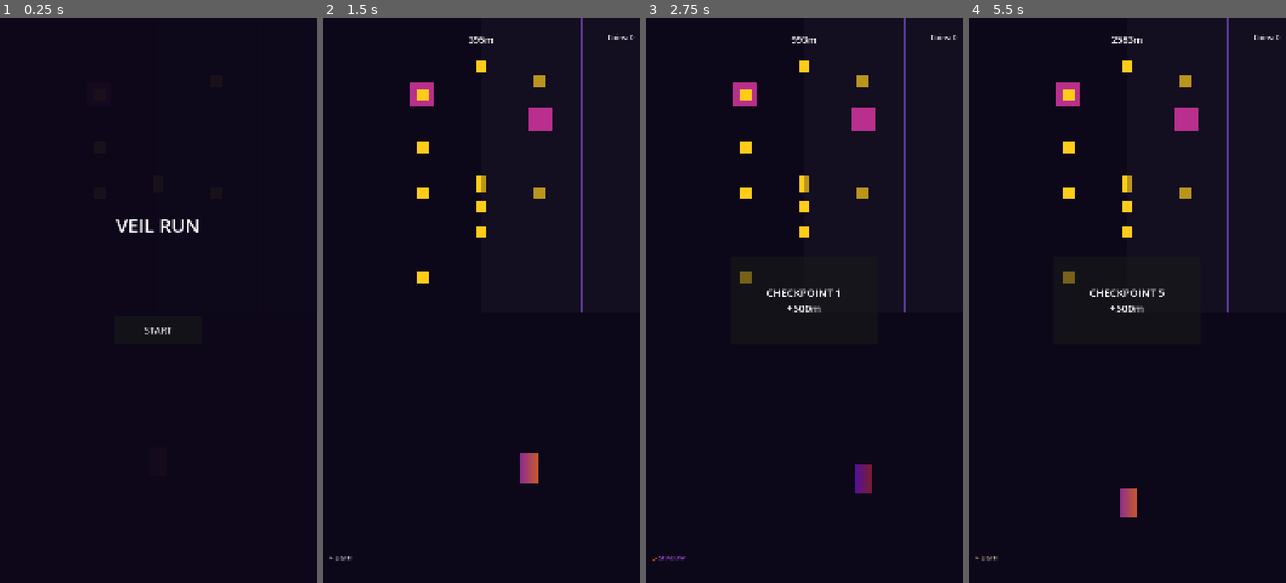
Above: before the commit, frames 1-4 (left to right).
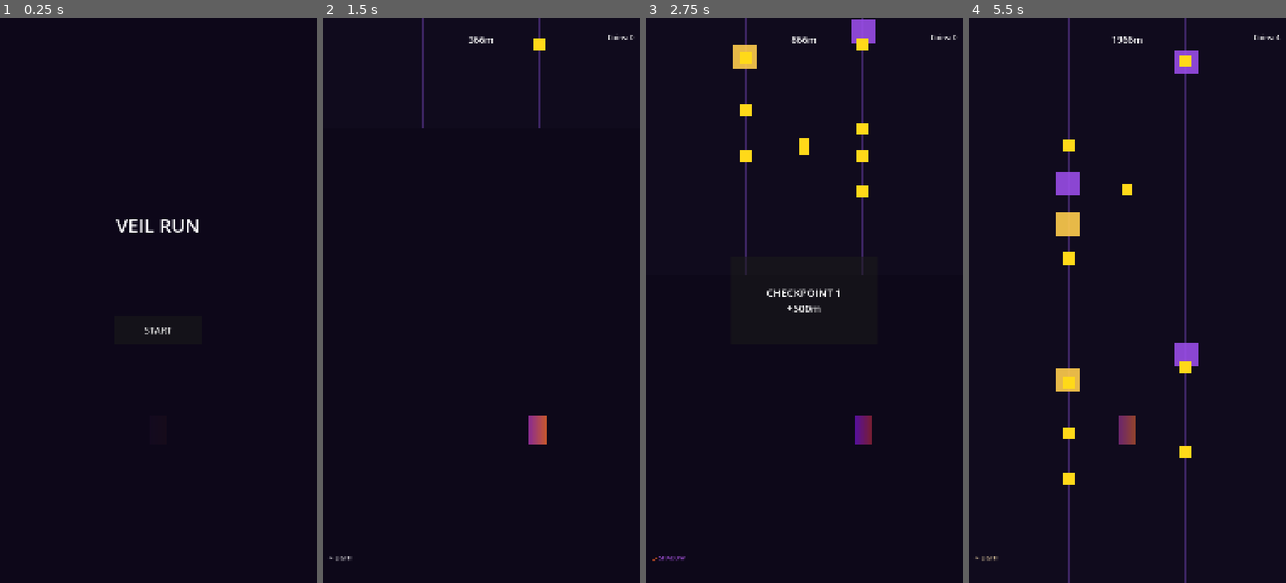
Above: after the commit, the same moments.

Repository: eryaprak/veil-run
Game: Godot game, scene res://scenes/main.tscn
The game is run twice, just before and just after one commit, with the same random seed, the same clock (stepped at 60 frames per second) and the same inputs.
Inputs:
- Up to frame 1 (0.25 s): no input
- Up to frame 2 (1.5 s): click "START" at 0.5 s; tap Enter (ui_accept) at 1.25, 1.35 s; hold D (move_right) from 1.28 s (still down)
- Up to frame 3 (2.75 s): keep holding D (move_right); tap Space (jump) at 1.52, 1.82, 2.27, 2.3, 2.57 s; tap W (veil_shift) at 1.55, 2.1 s
- Up to frame 4 (5.5 s): release D (move_right) at 2.78 s; hold A (move_left) 2.78-3.53 s; tap Space (jump) at 2.85, 3.77, 4.07, 4.52, 4.55, 4.82, 5.27 s; tap Enter (ui_accept) at 3.05, 3.6, 5.1 s; hold D (move_right) 3.53-5.03 s; tap W (veil_shift) at 3.8, 4.35 s; hold A (move_left) from 5.03 s (still down)

The runs differ from the first frame. In frame 2, 2.6% of the frame differs, in the area x 27-82%, y 0-83%; in frame 3, 3.6%; in frame 4, 5.4%, in the area x 27-99%, y 0-100%.

Commit message:
Refactor: Endless runner mechanics - fixed scroll, player lanes, dimension collision

Diff:
--- a/scripts/main.gd
+++ b/scripts/main.gd
@@ -61,7 +61,8 @@
 	ui.update_distance(0)
 
 func update_distance(delta):
-	distance += player.current_speed * delta
+	# Get distance from track manager
+	distance = track_manager.total_distance
 	ui.update_distance(int(distance))
 
 func check_checkpoint():
@@ -80,6 +81,7 @@
 
 func game_over():
 	game_state = "game_over"
+	track_manager.stop_generation()
 	ui.show_game_over(score, coins, int(distance))
 
 func continue_run():
--- a/scripts/player.gd
+++ b/scripts/player.gd
@@ -2,7 +2,7 @@
 class_name Player
 
 # Veil Run Player Controller
-# Core mechanic: Veil Shift (dimension switching)
+# Player stays relatively fixed, world scrolls
 
 signal died
 signal coin_collected
@@ -10,14 +10,10 @@
 
 enum Dimension { LIGHT, SHADOW }
 
-@export var base_speed := 400.0
-@export var max_speed := 800.0
-@export var acceleration := 50.0
-@export var lane_switch_speed := 800.0
+@export var lane_switch_speed := 15.0  # Smooth lerp speed
 @export var jump_velocity := -600.0
 @export var gravity := 1800.0
 
-var current_speed := base_speed
 var current_dimension := Dimension.LIGHT
 var current_lane := 1  # 0=left, 1=center, 2=right
 var is_alive := true
@@ -29,10 +25,10 @@
 @onready var collision_shape = $CollisionShape2D
 @onready var veil_particles = $VeilParticles
 
-const LANE_POSITIONS := [-200.0, 0.0, 200.0]
+const LANE_X_POSITIONS := [340.0, 540.0, 740.0]
 
 func _ready():
-	position = Vector2(540, 1500)  # Start position
+	position = Vector2(LANE_X_POSITIONS[1], 1400)  # Center lane, mid-screen
 	reset()
 
 func _physics_process(delta):
@@ -43,26 +39,25 @@
 	if veil_shift_cooldown > 0:
 		veil_shift_cooldown -= delta
 
-	# Auto-forward movement
-	velocity.y = 0  # 2.5D: we move "into screen" via scene scroll
-
 	# Lane switching (left/right input)
 	handle_lane_input(delta)
 
-	# Jumping
-	if Input.is_action_just_pressed("ui_accept") or Input.is_action_just_pressed("jump"):
-		jump()
+	# Jumping (not implemented yet for MVP, can add later)
+	# if Input.is_action_just_pressed("ui_accept") or Input.is_action_just_pressed("jump"):
+	# 	jump()
 
-	# Apply gravity if jumping
-	if not is_on_floor():
-		velocity.y += gravity * delta
+	# Apply gravity if jumping (disabled for now)
+	# if not is_on_floor():
+	# 	velocity.y += gravity * delta
+	# else:
+	# 	velocity.y = 0
 
-	# Veil Shift input (swipe up or space when available)
+	# Veil Shift input
 	if Input.is_action_just_pressed("veil_shift") and veil_shift_cooldown <= 0:
 		shift_dimension()
 
-	# Speed acceleration
-	current_speed = min(current_speed + acceleration * delta, max_speed)
+	# Keep player vertically centered (Y is fixed)
+	velocity.y = 0
 
 	move_and_slide()
 
@@ -81,8 +76,8 @@
 		current_lane = target_lane
 
 	# Smooth lane transition
-	var target_x = LANE_POSITIONS[current_lane] + 540  # offset by screen center
-	position.x = lerp(position.x, target_x, lane_switch_speed * delta / 100.0)
+	var target_x = LANE_X_POSITIONS[current_lane]
+	position.x = lerp(position.x, target_x, lane_switch_speed * delta)
 
 func jump():
 	if is_on_floor():
@@ -105,23 +100,26 @@
 
 func play_veil_shift_effect():
 	veil_particles.emitting = true
-	# TODO: Add glow flash animation
+	# Flash effect
+	var tween = create_tween()
+	tween.tween_property(sprite, "modulate:a", 0.3, 0.1)
+	tween.tween_property(sprite, "modulate:a", 1.0, 0.1)
 
 func update_collision_layer():
 	# Light dimension: layer 1, Shadow dimension: layer 2
 	if current_dimension == Dimension.LIGHT:
 		collision_layer = 1
-		collision_mask = 1
+		collision_mask = 1 | 4  # Can collide with light obstacles + coins
 	else:
 		collision_layer = 2
-		collision_mask = 2
+		collision_mask = 2 | 4  # Can collide with shadow obstacles + coins
 
 func update_visual_state():
-	# Update sprite based on dimension
+	# Update sprite color based on dimension
 	if current_dimension == Dimension.LIGHT:
-		sprite.modulate = Color(1.0, 0.9, 0.7, 1.0)  # golden tint
+		sprite.modulate = Color(1.0, 0.9, 0.7, 1.0)  # Golden tint
 	else:
-		sprite.modulate = Color(0.6, 0.3, 0.8, 1.0)  # purple tint
+		sprite.modulate = Color(0.6, 0.3, 0.8, 1.0)  # Purple tint
 
 func take_damage():
 	if is_invincible or not is_alive:
@@ -132,27 +130,24 @@
 func die():
 	is_alive = false
 	died.emit()
-	# TODO: Death animation
+	# Death animation
+	var tween = create_tween()
+	tween.tween_property(sprite, "modulate:a", 0.0, 0.5)
 
 func revive():
 	is_alive = true
 	is_invincible = true
+	sprite.modulate.a = 1.0
 	await get_tree().create_timer(2.0).timeout
 	is_invincible = false
 
 func reset():
 	is_alive = true
 	is_invincible = false
-	current_speed = base_speed
 	current_dimension = Dimension.LIGHT
 	current_lane = 1
-	position = Vector2(540, 1500)
+	position = Vector2(LANE_X_POSITIONS[1], 1400)
 	velocity = Vector2.ZERO
+	sprite.modulate.a = 1.0
 	update_collision_layer()
-
-func _on_hitbox_body_entered(body):
-	if body.is_in_group("obstacle"):
-		take_damage()
-	elif body.is_in_group("coin"):
-		coin_collected.emit()
-		body.queue_free()
+	update_visual_state()
--- a/scripts/track_manager.gd
+++ b/scripts/track_manager.gd
@@ -2,57 +2,84 @@
 class_name TrackManager
 
 # Procedural track generation for endless runner
-# Spawns track segments, obstacles, and coins
+# Track scrolls DOWN, player stays relatively fixed
 
 signal segment_spawned(segment: Node2D)
 
-@export var track_segment_scene: PackedScene
-@export var obstacle_scenes: Array[PackedScene] = []
-@export var coin_scene: PackedScene
-
 @export var segment_length := 1000.0
-@export var spawn_distance := 3000.0  # Distance ahead to spawn
-@export var difficulty_scaling := 0.05  # Obstacle density increase per 1000m
+@export var scroll_speed := 400.0  # Base scroll speed
+@export var spawn_distance := 2000.0  # Distance ahead to spawn
+@export var difficulty_scaling := 0.05
 
 var active_segments := []
-var spawn_position := 0.0
-var player_distance := 0.0
+var total_distance := 0.0
 var difficulty := 1.0
-
-@onready var player = get_tree().get_first_node_in_group("player")
+var is_running := false
 
 func _ready():
 	pass
 
 func _process(delta):
-	if player and player.is_alive:
-		player_distance = player.global_position.y  # Approximation
-		check_spawn()
-		cleanup_old_segments()
+	if not is_running:
+		return
+
+	# Scroll all segments downward
+	scroll_segments(delta)
+
+	# Update distance and difficulty
+	total_distance += scroll_speed * delta
+	difficulty = 1.0 + (total_distance / 1000.0) * difficulty_scaling
+
+	# Check if we need to spawn new segments
+	check_spawn()
+
+	# Clean up off-screen segments
+	cleanup_old_segments()
 
 func start_generation():
-	spawn_position = 0.0
+	is_running = true
+	total_distance = 0.0
 	difficulty = 1.0
+	clear_all_segments()
+
 	# Spawn initial segments
-	for i in range(4):
+	for i in range(5):
 		spawn_segment()
 
+func stop_generation():
+	is_running = false
+
+func scroll_segments(delta):
+	var scroll_amount = scroll_speed * delta
+	for segment in active_segments:
+		segment.position.y += scroll_amount
+
 func check_spawn():
-	while spawn_position < player_distance + spawn_distance:
+	# Spawn new segment if the last one is approaching visible area
+	if active_segments.is_empty():
+		spawn_segment()
+		return
+
+	var last_segment = active_segments.back()
+	if last_segment.position.y > -spawn_distance:
 		spawn_segment()
 
 func spawn_segment():
 	var segment = create_track_segment()
-	segment.position = Vector2(540, -spawn_position)
+
+	# Position new segment above the last one
+	var y_pos = 0.0
+	if not active_segments.is_empty():
+		var last_seg = active_segments.back()
+		y_pos = last_seg.position.y - segment_length
+	else:
+		y_pos = -segment_length
+
+	segment.position = Vector2(0, y_pos)
 	add_child(segment)
 	active_segments.append(segment)
 
-	spawn_position += segment_length
-
-	# Update difficulty
-	difficulty = 1.0 + (spawn_position / 1000.0) * difficulty_scaling
-
-	# Spawn obstacles and coins on segment
+	# Populate with obstacles and coins
 	populate_segment(segment)
 
 	segment_spawned.emit(segment)
@@ -61,52 +88,59 @@
 	var segment = Node2D.new()
 	segment.name = "TrackSegment"
 
-	# Visual track (placeholder - will be replaced with proper graphics)
+	# Visual track background
 	var track_visual = ColorRect.new()
 	track_visual.size = Vector2(1080, segment_length)
-	track_visual.color = Color(0.1, 0.08, 0.15, 0.3)  # Dark purple translucent
+	track_visual.color = Color(0.1, 0.08, 0.15, 0.3)
 	track_visual.position = Vector2(0, 0)
 	segment.add_child(track_visual)
 
-	# Lane markers (light glow lines)
-	for lane in [-200, 0, 200]:
+	# Lane markers (3 lanes: left, center, right)
+	var lane_x_positions = [340, 540, 740]  # Adjusted for 1080px width
+	for lane_x in lane_x_positions:
 		var marker = ColorRect.new()
 		marker.size = Vector2(4, segment_length)
-		marker.color = Color(0.5, 0.3, 0.8, 0.5)  # Purple glow
-		marker.position = Vector2(540 + lane - 2, 0)
+		marker.color = Color(0.5, 0.3, 0.8, 0.4)
+		marker.position = Vector2(lane_x - 2, 0)
 		segment.add_child(marker)
 
 	return segment
 
 func populate_segment(segment: Node2D):
-	var num_obstacles = int(randf_range(1, 3) * difficulty)
-	var num_coins = int(randf_range(3, 8))
+	var num_obstacles = int(randf_range(2, 5) * difficulty)
+	var num_coins = int(randf_range(4, 10))
 
 	# Spawn obstacles
 	for i in range(num_obstacles):
 		spawn_obstacle_on_segment(segment)
 
-	# Spawn coins
+	# Spawn coins in clusters
 	for i in range(num_coins):
 		spawn_coin_on_segment(segment)
+
+const LANE_X_POSITIONS := [340.0, 540.0, 740.0]
 
 func spawn_obstacle_on_segment(segment: Node2D):
 	var obstacle = create_obstacle()
 	var random_lane = randi() % 3
 	var random_y = randf_range(100, segment_length - 100)
 
-	obstacle.position = Vector2(LANE_POSITIONS[random_lane], random_y)
+	obstacle.position = Vector2(LANE_X_POSITIONS[random_lane], random_y)
 	segment.add_child(obstacle)
+
+	# Connect collision
+	obstacle.body_entered.connect(_on_obstacle_hit)
 
 func spawn_coin_on_segment(segment: Node2D):
 	var coin = create_coin()
 	var random_lane = randi() % 3
 	var random_y = randf_range(100, segment_length - 100)
 
-	coin.position = Vector2(LANE_POSITIONS[random_lane], random_y)
+	coin.position = Vector2(LANE_X_POSITIONS[random_lane], random_y)
 	segment.add_child(coin)
 
-const LANE_POSITIONS := [-200.0, 0.0, 200.0]
+	# Connect collection
+	coin.body_entered.connect(_on_coin_collected.bind(coin))
 
 func create_obstacle() -> Area2D:
 	var obstacle = Area2D.new()
@@ -120,18 +154,22 @@
 	collision.shape = shape
 	obstacle.add_child(collision)
 
-	# Visual (purple glow box)
+	# Visual
 	var visual = ColorRect.new()
 	visual.size = Vector2(80, 80)
 	visual.position = Vector2(-40, -40)
-	visual.color = Color(0.8, 0.2, 0.6, 0.9)  # Pink-purple
+	visual.color = Color(0.9, 0.2, 0.5, 0.9)  # Pink obstacle
 	obstacle.add_child(visual)
 
-	# Randomly assign dimension layer
+	# Randomly assign dimension
 	if randf() > 0.5:
-		obstacle.collision_layer = 1  # Light
+		obstacle.collision_layer = 1  # Light dimension
+		visual.color = Color(1.0, 0.8, 0.3, 0.9)  # Golden (light)
 	else:
-		obstacle.collision_layer = 2  # Shadow
+		obstacle.collision_layer = 2  # Shadow dimension
+		visual.color = Color(0.6, 0.3, 0.9, 0.9)  # Purple (shadow)
+
+	obstacle.collision_mask = 1 | 2  # Can hit both dimensions
 
 	return obstacle
 
@@ -147,20 +185,38 @@
 	collision.shape = shape
 	coin.add_child(collision)
 
-	# Visual (golden circle)
+	# Visual
 	var visual = ColorRect.new()
 	visual.size = Vector2(40, 40)
 	visual.position = Vector2(-20, -20)
-	visual.color = Color(1.0, 0.8, 0.1, 1.0)  # Gold
+	visual.color = Color(1.0, 0.85, 0.1, 1.0)  # Gold
 	coin.add_child(visual)
 
-	coin.collision_layer = 3  # Collectible layer
-	coin.collision_mask = 0
+	coin.collision_layer = 4  # Collectible layer
+	coin.collision_mask = 1 | 2  # Can be collected by both dimensions
 
 	return coin
+
+func _on_obstacle_hit(body):
+	if body.is_in_group("player"):
+		body.take_damage()
+
+func _on_coin_collected(body, coin):
+	if body.is_in_group("player"):
+		body.coin_collected.emit()
+		coin.queue_free()
 
 func cleanup_old_segments():
 	for segment in active_segments:
-		if segment.global_position.y > player_distance + 2000:
+		# Remove segments that are far below screen
+		if segment.position.y > 2500:
 			segment.queue_free()
 			active_segments.erase(segment)
+
+func clear_all_segments():
+	for segment in active_segments:
+		segment.queue_free()
+	active_segments.clear()
+
+func get_current_speed() -> float:
+	return scroll_speed
